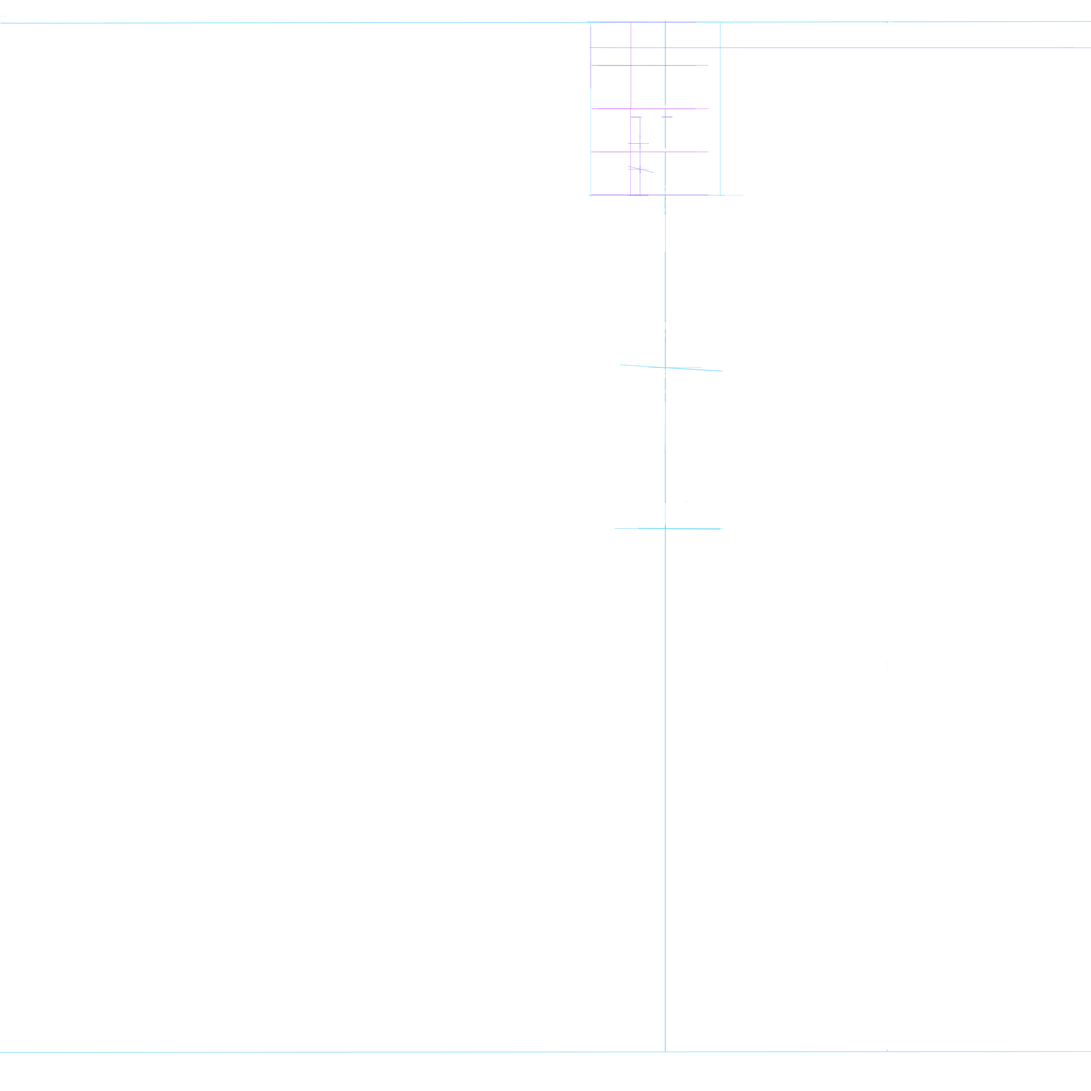
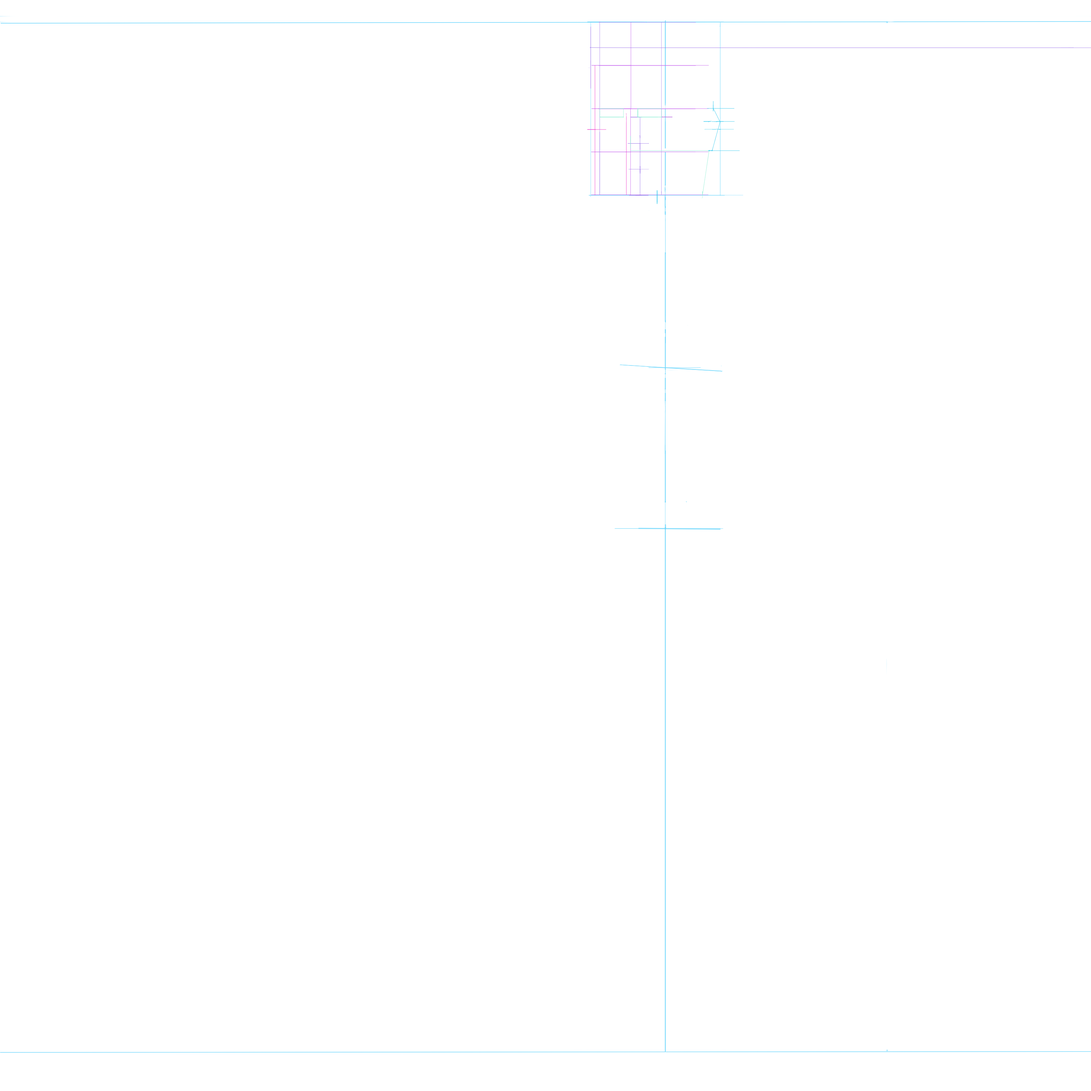
The second 1091x1091 image is a revision of the first. Changes to its layers:
added layer "Layer 27" above "Layer 26" over <box>587,65,607,196</box>
added layer "Layer 26" above "Layer 25" over <box>626,112,627,196</box>
added layer "Layer 24" above "Layer 23" over <box>703,101,741,152</box>
added layer "Layer 23" above "Layer 22" over <box>699,150,711,202</box>
added layer "Layer 21" above "Layer 20" over <box>630,150,711,152</box>
added layer "Layer 20" above "Layer 19" over <box>630,108,639,149</box>
added layer "Layer 19" above "Layer 18" over <box>599,108,625,118</box>
added layer "Layer 18" above "Layer 17" over <box>637,108,663,118</box>
added layer "Layer 16" above "Layer 15" over <box>661,22,663,196</box>
added layer "Layer 15" above "Layer 14" over <box>599,21,601,196</box>
hid "Layer 13" over <box>627,165,655,174</box>
